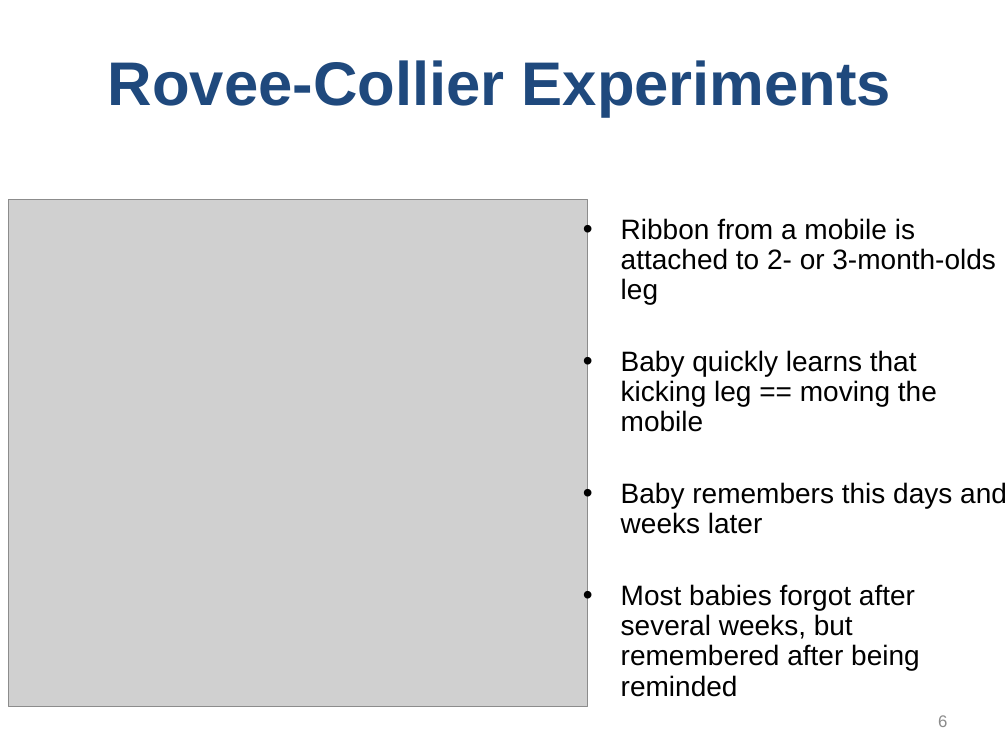
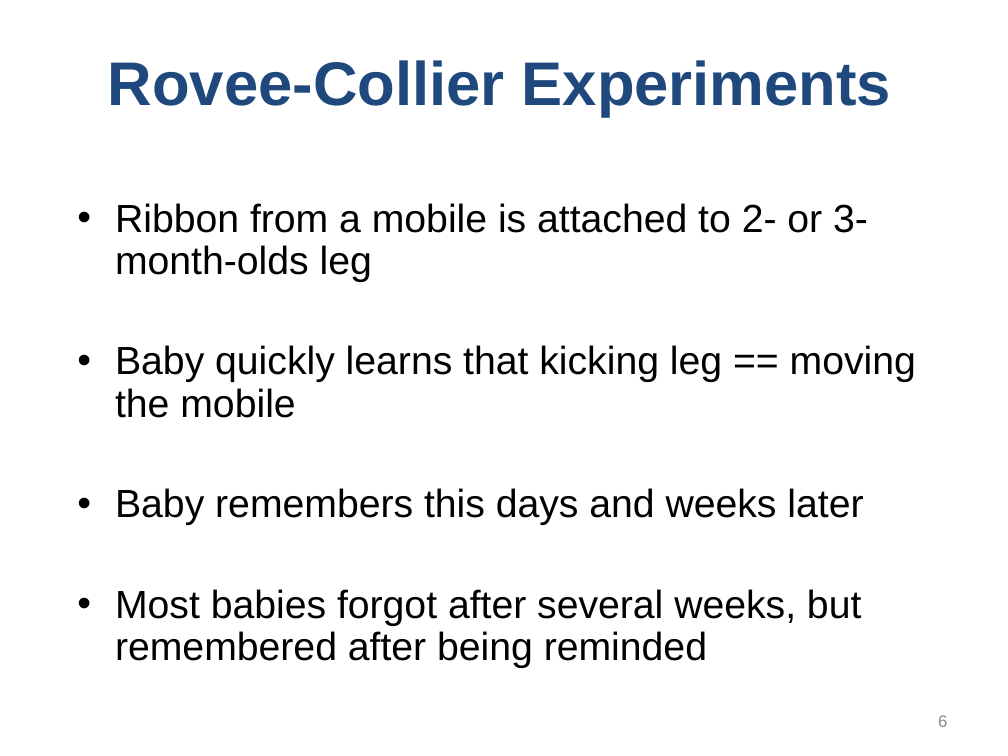
Before and after one commit to npm27/Teaching-Materials, a slide deck: slide 6 of Memory/Slides/Chapter 9.PPTX. Drawn at 1008x756 pixels with LibreOffice and Linux fonts; fonts in the diff are those of the drawing; grey boxes stand for pictures. Boxes give left, top, right and bottom in pixels: in the first picture for what was removed or moved away, otherwise in the second. Text is boxed around its words. In the diff, an @@ line names an element or a change of style, - is before the commit and + after.

```diff
--- a/Memory/Slides/Chapter 9.PPTX
+++ b/Memory/Slides/Chapter 9.PPTX
@@ picture removed at [8,200,588,707] @@
@@ text "Ribbon from a mobile is ...": place and size @@
-text "Ribbon from a mobile is ..." at [621,218,1007,666]
+text "Ribbon from a mobile is ..." at [115,203,916,668]
@@ text "Ribbon from a mobile is ..." at [115,203,916,668]: size 20 to 28 pt; more space between paragraphs @@
```
Also in this commit, not shown: 7 other slides changed, 2 slides added.
